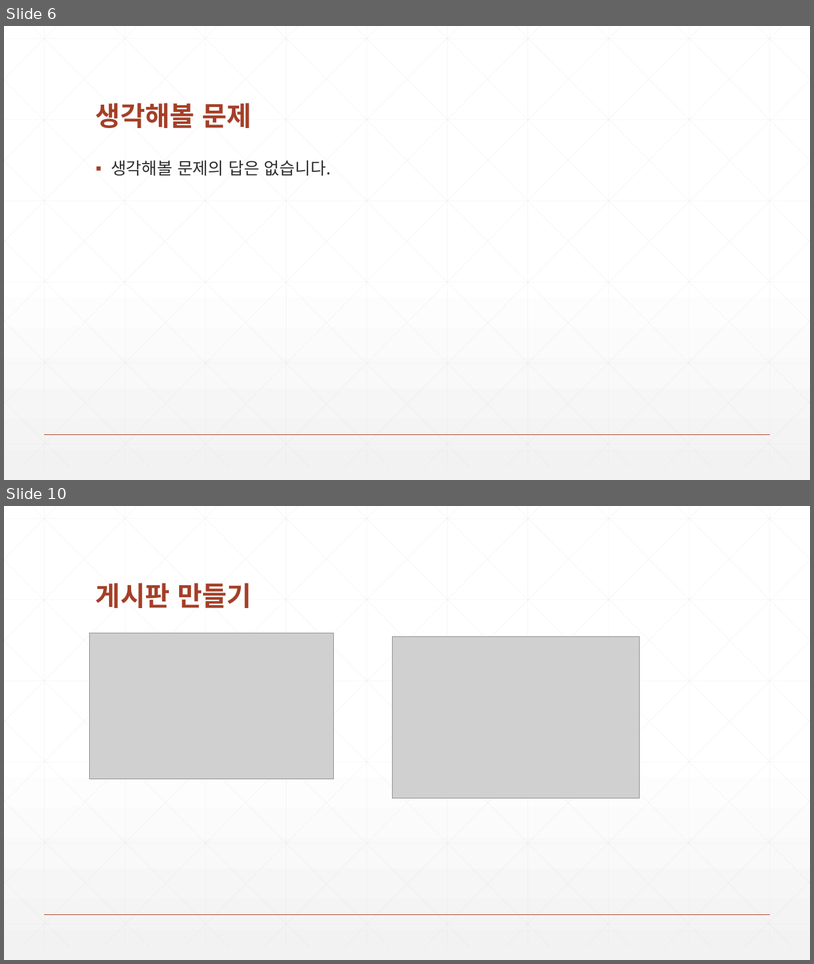
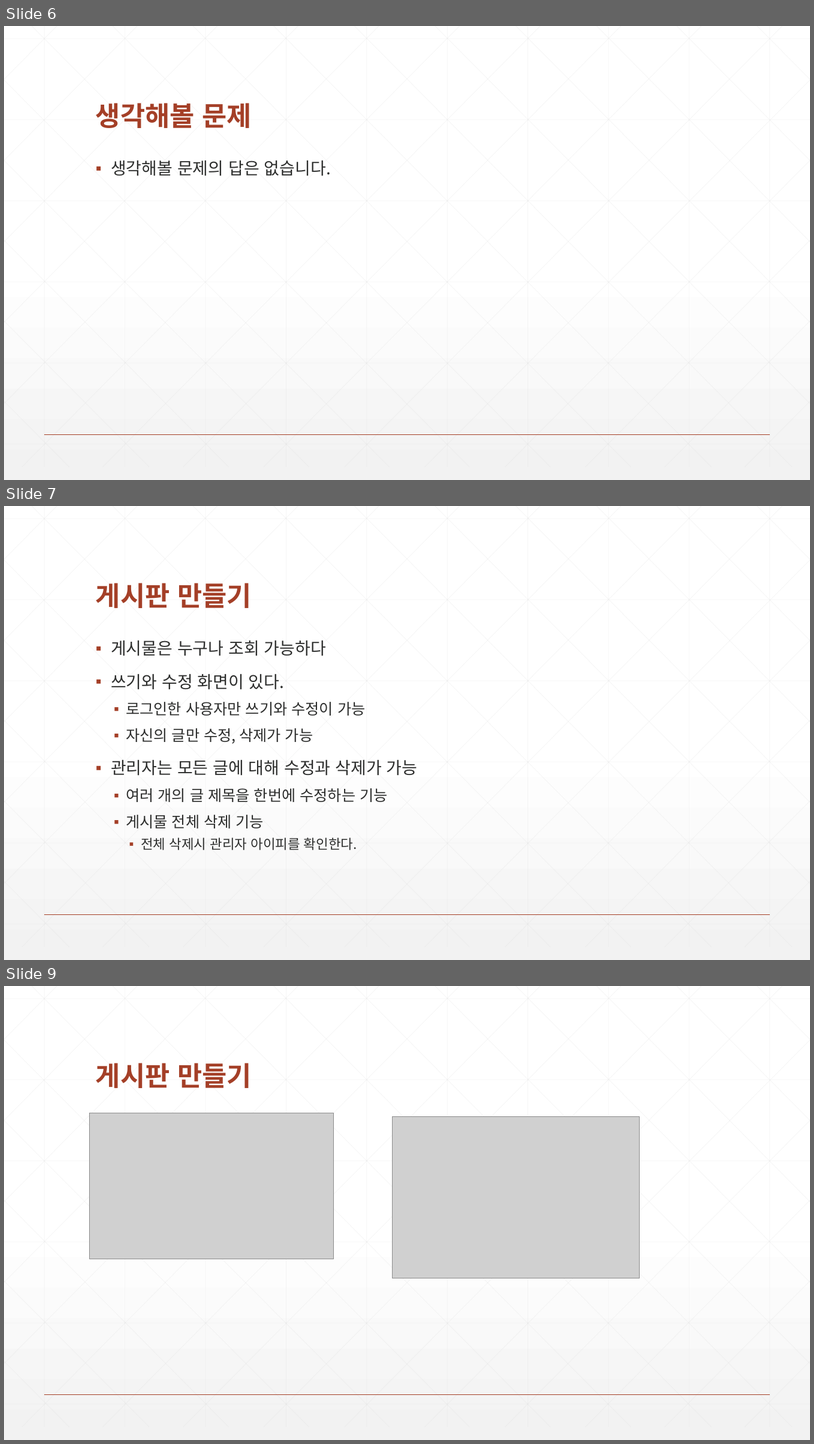
Before and after one commit to zeroshift01/code5, a slide deck: inflearn01/doc/교재_개정내용.pptx. Shown one above the other, each under a label of ours: slides 6 and 10 before the commit, slides 6, 7 and 9 after it; the slides between them are not shown. The pictures are 814x964 and 814x1444 pixels, drawn with LibreOffice and Linux fonts; fonts in the diff are those of the drawing; grey boxes stand for pictures. Boxes give left, top, right and bottom in pixels: in the first picture for what was removed or moved away, otherwise in the second. Text is boxed around its words. In the diff, an @@ line names an element or a change of style, - is before the commit and + after.

```diff
--- a/inflearn01/doc/교재_개정내용.pptx
+++ b/inflearn01/doc/교재_개정내용.pptx
@@ slide 7 added at bbox=[4, 506, 810, 960], background gradient #FFFFFF to #F2F2F2; not listed: 47 template elements that a slide beside it also shows @@
@@ title added at bbox=[96, 583, 252, 608], 32 pt, text #A43F27, bold @@
+게시판 만들기
@@ text added at bbox=[111, 640, 418, 850], 18 pt, text #2D2E2D @@
+▪ 게시물은 누구나 조회 가능하다
+▪ 쓰기와 수정 화면이 있다.
+  ▪ 로그인한 사용자만 쓰기와 수정이 가능
+  ▪ 자신의 글만 수정, 삭제가 가능
+▪ 관리자는 모든 글에 대해 수정과 삭제가 가능
+  ▪ 여러 개의 글 제목을 한번에 수정하는 기능
+  ▪ 게시물 전체 삭제 기능
+    ▪ 전체 삭제시 관리자 아이피를 확인한다.
@@ what was slide 10 is now slide 9 @@
```
Also in this commit, not shown: 7 slides changed, 6 other slides added.
